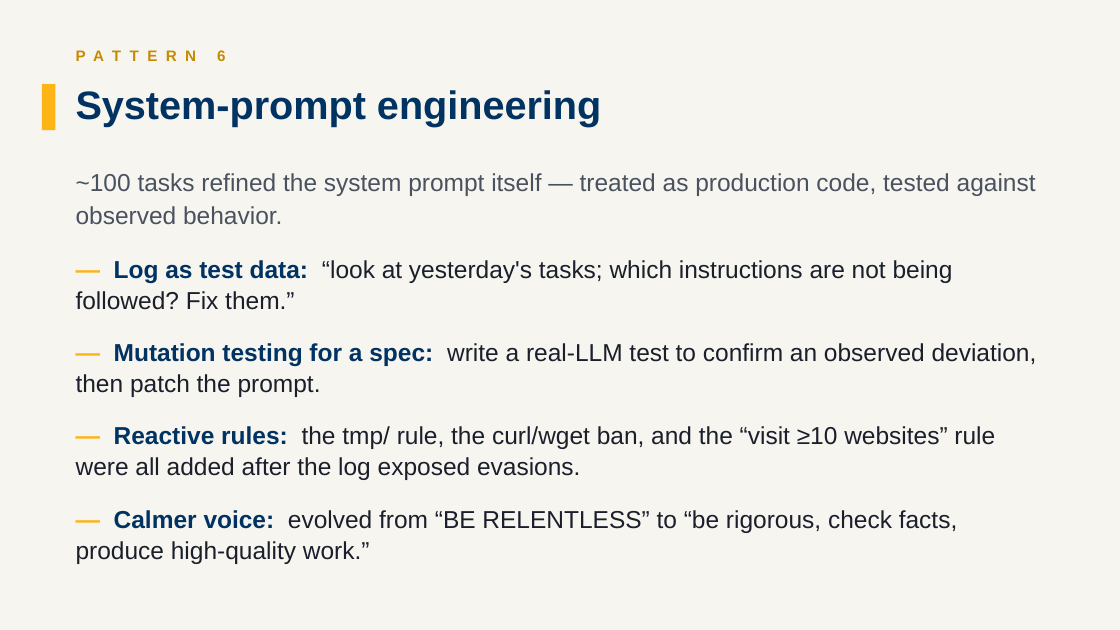
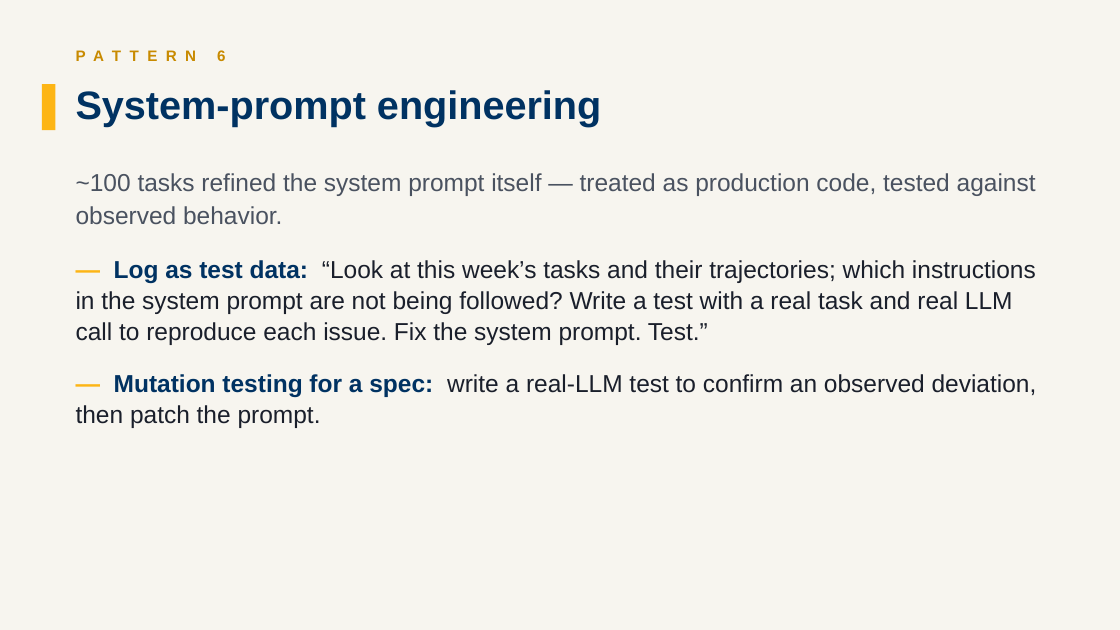
Before and after one commit to ksenxx/kiss_ai, a slide deck: slide 16 of papers/sekisssorcar/se_kiss_sorcar_slides.pptx (slide 13 before the commit). Drawn at 1120x630 pixels with LibreOffice and Linux fonts; fonts in the diff are those of the drawing. Boxes give left, top, right and bottom in pixels: in the first picture for what was removed or moved away, otherwise in the second. Text is boxed around its words. In the diff, an @@ line names an element or a change of style, - is before the commit and + after.

```diff
--- a/papers/sekisssorcar/se_kiss_sorcar_slides.pptx
+++ b/papers/sekisssorcar/se_kiss_sorcar_slides.pptx
@@ text at [76, 260, 1036, 345]: text changed @@
-— Log as test data: “look at yesterday's tasks; which instructions are not being followed? Fix them.”
+— Log as test data: “Look at this week’s tasks and their trajectories; which instructions in the system prompt are not being followed? Write a test with a real task and real LLM call to reproduce each issue. Fix the system prompt. Test.”
@@ text at [76, 426, 995, 564]: paragraphs removed @@
-— Reactive rules: the tmp/ rule, the curl/wget ban, and the “visit ≥10 websites” rule were all added after the log exposed evasions.
-— Calmer voice: evolved from “BE RELENTLESS” to “be rigorous, check facts, produce high-quality work.”
```
Also in this commit, not shown: 6 other slides changed, 8 slides added, 1 other file.
